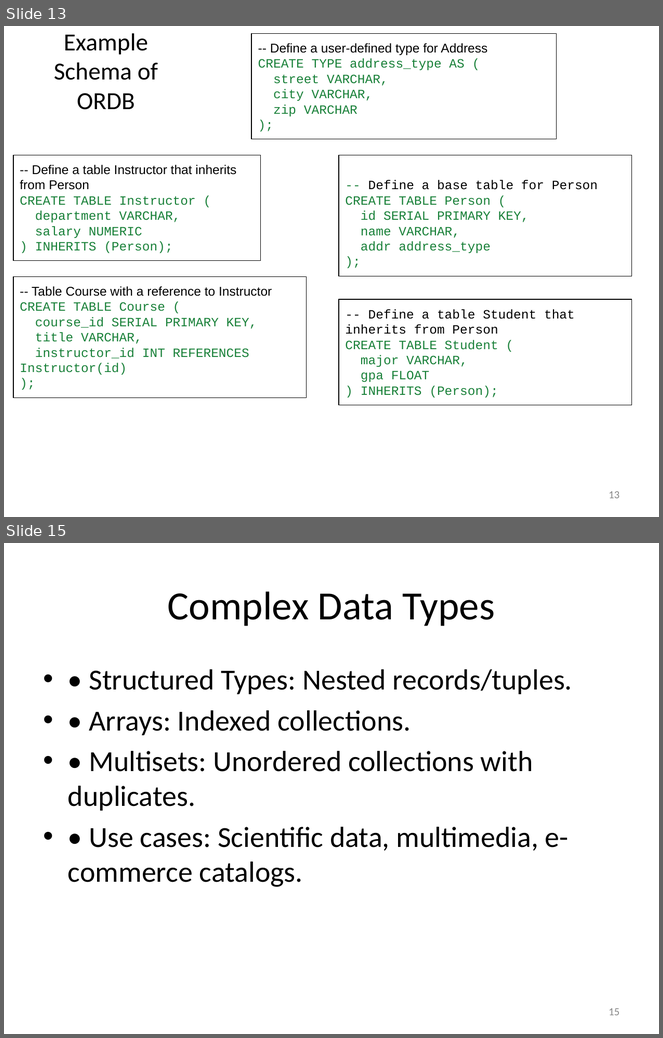
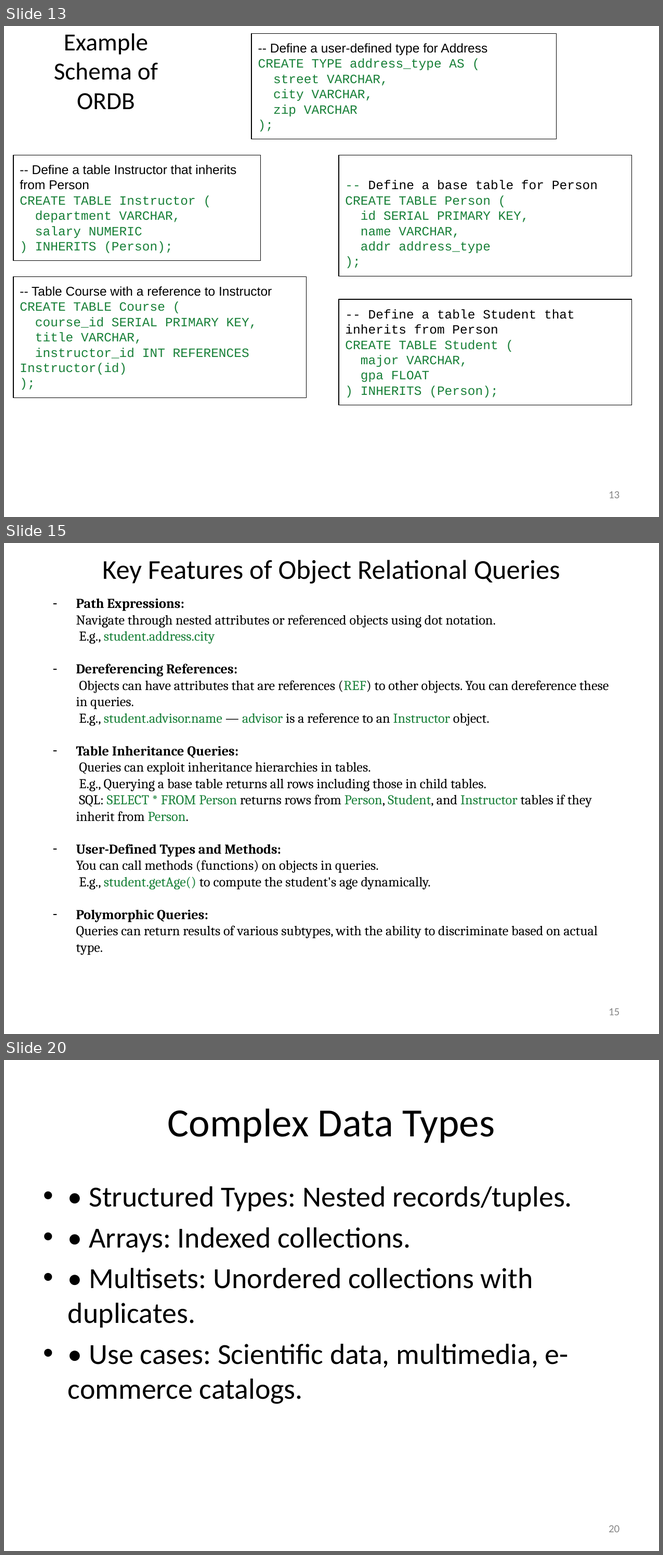
Before and after one commit to rizveeredwan/course-contents, a slide deck: CSE-3104/Slides/Introduction_to_modern_databases.pptx. Shown one above the other, each under a label of ours: slides 13 and 15 before the commit, slides 13, 15 and 20 after it; the slides between them are not shown. The pictures are 663x1038 and 663x1555 pixels, drawn with LibreOffice and Linux fonts; fonts in the diff are those of the drawing. Boxes give left, top, right and bottom in pixels: in the first picture for what was removed or moved away, otherwise in the second. Text is boxed around its words. In the diff, an @@ line names an element or a change of style, - is before the commit and + after.

Commit message:
with new data of Object Relational Query

```diff
--- a/CSE-3104/Slides/Introduction_to_modern_databases.pptx
+++ b/CSE-3104/Slides/Introduction_to_modern_databases.pptx
@@ slide 15 added at <box>4,543,659,1034</box>, background #FFFFFF @@
@@ title added at <box>102,560,560,584</box>, 30 pt, text #000000 @@
+Key Features of Object Relational Queries
@@ text added at <box>76,598,609,955</box>, 15 pt, text #000000 @@
+– Path Expressions:
+  Navigate through nested attributes or referenced objects using dot notation.
+  E.g., student.address.city
+– Dereferencing References:
+  Objects can have attributes that are references (REF) to other objects. You can dereference these in queries.
+  E.g., student.advisor.name — advisor is a reference to an Instructor object.
+– Table Inheritance Queries:
+  Queries can exploit inheritance hierarchies in tables.
+  E.g., Querying a base table returns all rows including those in child tables.
+  SQL: SELECT * FROM Person returns rows from Person, Student, and Instructor tables if they inherit from Person.
+– User-Defined Types and Methods:
+  You can call methods (functions) on objects in queries.
+  E.g., student.getAge() to compute the student's age dynamically.
+– Polymorphic Queries:
+  Queries can return results of various subtypes, with the ability to discriminate based on actual type.
@@ page number added at <box>609,1008,620,1016</box>, 12 pt, text #888888 @@
+15
@@ what was slide 15 is now slide 20 @@
@@ page number at <box>609,1525,620,1533</box>: text changed @@
-15
+20
```
Also in this commit, not shown: 2 slides changed, 4 other slides added.
